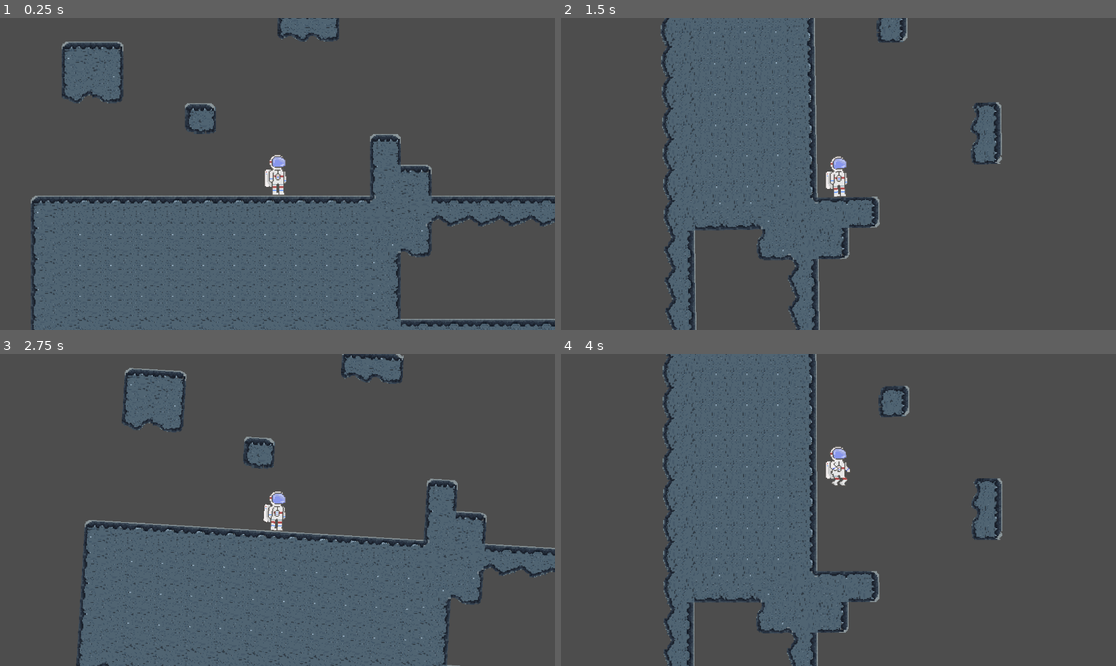
Above: before the commit, frames 1-4 (two rows, left to right).
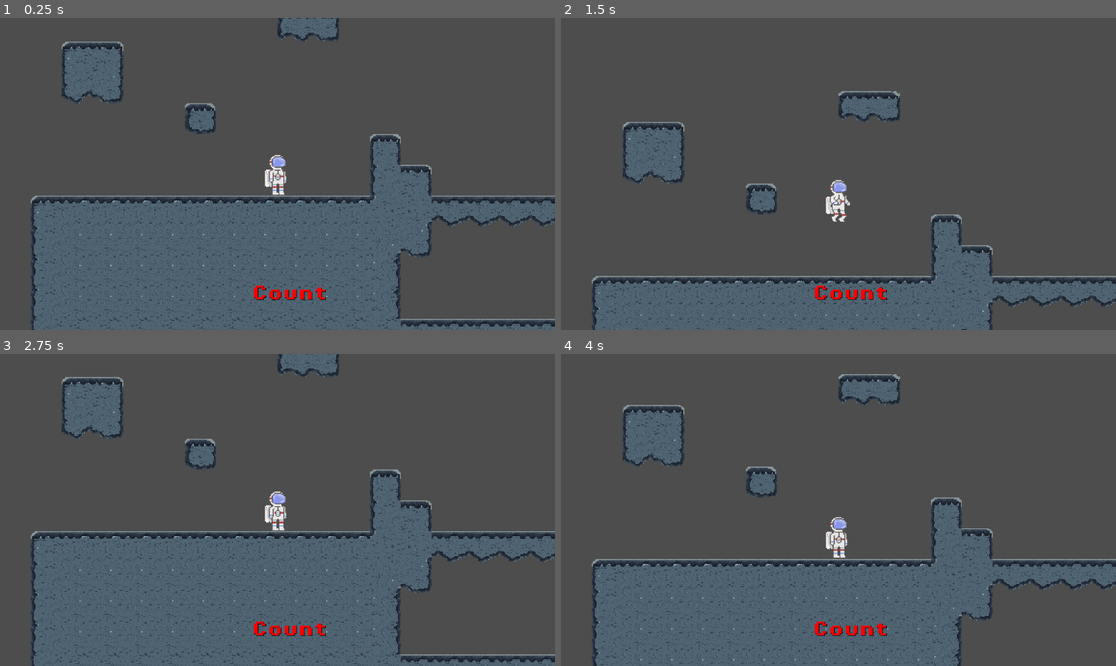
Above: after the commit, the same moments.

Repository: acrmine/GravityGlitchingPrototype
Game: Godot game, scene res://scenes/main_level.tscn
Two runs of this game, one before a commit and one after it. Both use one fixed random seed, a clock stepped at 60 frames per second and the inputs below.
Inputs:
- Up to frame 1 (0.25 s): no input
- Up to frame 2 (1.5 s): tap Enter (ui_accept) at 0.5 s; hold L (grav_right) from 0.53 s (still down); tap Up (jump) at 0.77 s
- Up to frame 3 (2.75 s): tap Up (jump) at 1.52 s; release L (grav_right) at 2.03 s; hold J (grav_left) from 2.03 s (still down)
- Up to frame 4 (4 s): release J (grav_left) at 2.78 s; hold L (grav_right) from 2.78 s (still down); tap Up (jump) at 3.02, 3.77 s

The runs differ from the first frame. In frame 1, 0.3% of the frame differs, in the area x 45-59%, y 85-91%; in frame 2, 38%; in frame 3, 22%; in frame 4, 40%, in the area x 5-100%, y 0-100%.
Error after the commit: Invalid access to property or key 'position' on a base object of type 'Nil'. (res://scripts/space_player.gd:29)

Commit message:
Countdown gravity switch base

Diff:
--- a/scenes/main_level.tscn
+++ b/scenes/main_level.tscn
@@ -82,9 +82,3 @@
 
 [node name="SpacePlayer" parent="." instance=ExtResource("2_6we3w")]
 position = Vector2(0, -23)
-
-[node name="Camera2D" type="Camera2D" parent="SpacePlayer"]
-ignore_rotation = false
-zoom = Vector2(2, 2)
-position_smoothing_enabled = true
-rotation_smoothing_enabled = true
--- a/scenes/space_player.tscn
+++ b/scenes/space_player.tscn
@@ -1,10 +1,11 @@
-[gd_scene load_steps=29 format=3 uid="uid://q3w22mowpnt"]
+[gd_scene load_steps=30 format=3 uid="uid://q3w22mowpnt"]
 
 [ext_resource type="Texture2D" uid="uid://b233cj5quc0il" path="res://assets/character/Spaceman_Idle-Sheet.png" id="1_cp1vw"]
 [ext_resource type="Script" uid="uid://c80lhs3vfj3rc" path="res://scripts/space_player.gd" id="1_q1du6"]
 [ext_resource type="Texture2D" uid="uid://fxdqhsv7froc" path="res://assets/character/Spaceman_Run.png" id="3_ngarl"]
 [ext_resource type="Texture2D" uid="uid://dm2kqsg18mxwn" path="res://assets/character/Spaceman_JumpEnd-Sheet.png" id="3_umfja"]
 [ext_resource type="Texture2D" uid="uid://cnc35e57gr78a" path="res://assets/character/Spaceman_JumpStart.png" id="4_hwf6r"]
+[ext_resource type="FontFile" uid="uid://cwfqimn84m6hh" path="res://assets/brackeys_platformer_assets/fonts/PixelOperator8-Bold.ttf" id="6_hwf6r"]
 
 [sub_resource type="AtlasTexture" id="AtlasTexture_q1du6"]
 atlas = ExtResource("1_cp1vw")
@@ -195,3 +196,24 @@
 [node name="CollisionShape2D" type="CollisionShape2D" parent="."]
 position = Vector2(0, 1)
 shape = SubResource("CapsuleShape2D_cp1vw")
+
+[node name="Camera2D" type="Camera2D" parent="."]
+ignore_rotation = false
+zoom = Vector2(2, 2)
+position_smoothing_enabled = true
+rotation_smoothing_enabled = true
+
+[node name="UI" type="CanvasLayer" parent="Camera2D"]
+
+[node name="GravCountdownNotif" type="Label" parent="Camera2D/UI"]
+offset_left = 499.5
+offset_top = 535.0
+offset_right = 703.0
+offset_bottom = 609.0
+theme_override_colors/font_color = Color(1, 0, 0, 1)
+theme_override_colors/font_shadow_color = Color(0, 0, 0, 1)
+theme_override_fonts/font = ExtResource("6_hwf6r")
+theme_override_font_sizes/font_size = 32
+text = "Count"
+horizontal_alignment = 1
+vertical_alignment = 1
--- a/scripts/space_player.gd
+++ b/scripts/space_player.gd
@@ -10,18 +10,81 @@
 
 @onready var animated_sprite: AnimatedSprite2D = $AnimatedSprite2D
 @onready var camera: Camera2D = $Camera2D
+@onready var player: CharacterBody2D = $"."
+@onready var gravCountdown: Label = $Camera2D/UI/GravCountdownNotif
+
+class GravityHandler:
+	var time_before_switch: float = 10.0
+	var elapsed_cntdwn: float = time_before_switch
+	var randGravDirection: int = 0
+	var countPresent: bool = true
+	var player: CharacterBody2D
+	var cntdwnLbl: Label
+	var cntdwnlbltoppos: Vector2
+	var cntdwnlblbotpos: Vector2
+
+	func _init(playerRef: CharacterBody2D, cntdwnLblRef: Label) -> void:
+		player = playerRef
+		cntdwnLbl = cntdwnLblRef
+		cntdwnlbltoppos = cntdwnLbl.position
+		cntdwnlblbotpos = cntdwnLbl.position
+		cntdwnlblbotpos.y += 200
+
+	func rotate_right():
+		player.up_direction = player.up_direction.orthogonal()
+
+	func rotate_left():
+		player.up_direction = -player.up_direction.orthogonal()
+
+	func flip():
+		player.up_direction = -player.up_direction
+
+	func toggleGravCntdwn():
+		if countPresent:
+			cntdwnLbl.position = cntdwnlblbotpos
+			countPresent = false
+		else:
+			var tween = cntdwnLbl.create_tween()
+			tween.tween_property(cntdwnLbl, "position", cntdwnlbltoppos, 1.0)
+			tween.set_ease(Tween.EASE_OUT)
+			countPresent = true
+
+	func updtUsrInptGrav():
+		if Input.is_action_just_pressed("grav_down"):
+			flip()
+		if Input.is_action_just_pressed("grav_left"):
+			rotate_left()
+		if Input.is_action_just_pressed("grav_right"):
+			rotate_right()
+
+	func updtGravTimer(frame_delta: float):
+		elapsed_cntdwn -= frame_delta
+
+		if(elapsed_cntdwn < 6.0):
+			if !countPresent:
+				toggleGravCntdwn()
+				randGravDirection = randi_range(0, 2)
+			cntdwnLbl.text = str(int(elapsed_cntdwn))
+
+		if elapsed_cntdwn < 0:
+			if countPresent:
+				toggleGravCntdwn()
+			elapsed_cntdwn = time_before_switch
+			match randGravDirection:
+				0:
+					rotate_left()
+				1:
+					flip()
+				2:
+					rotate_right()
+
 
 var in_air: bool = false
 var in_air_animation: bool = false
+var grav_handler: GravityHandler = GravityHandler.new(player, gravCountdown)
 
 func _physics_process(delta: float) -> void:
-	# :DEBUG: change gravity with j/l or k to flip, will be hooked to random timer later
-	if Input.is_action_just_pressed("grav_down"):
-		up_direction = -up_direction
-	if Input.is_action_just_pressed("grav_left"):
-		up_direction = -up_direction.orthogonal()
-	if Input.is_action_just_pressed("grav_right"):
-		up_direction = up_direction.orthogonal()
+	grav_handler.updtGravTimer(delta)
 
 	var down_direction = -up_direction
 	var right_direction = -up_direction.orthogonal()
